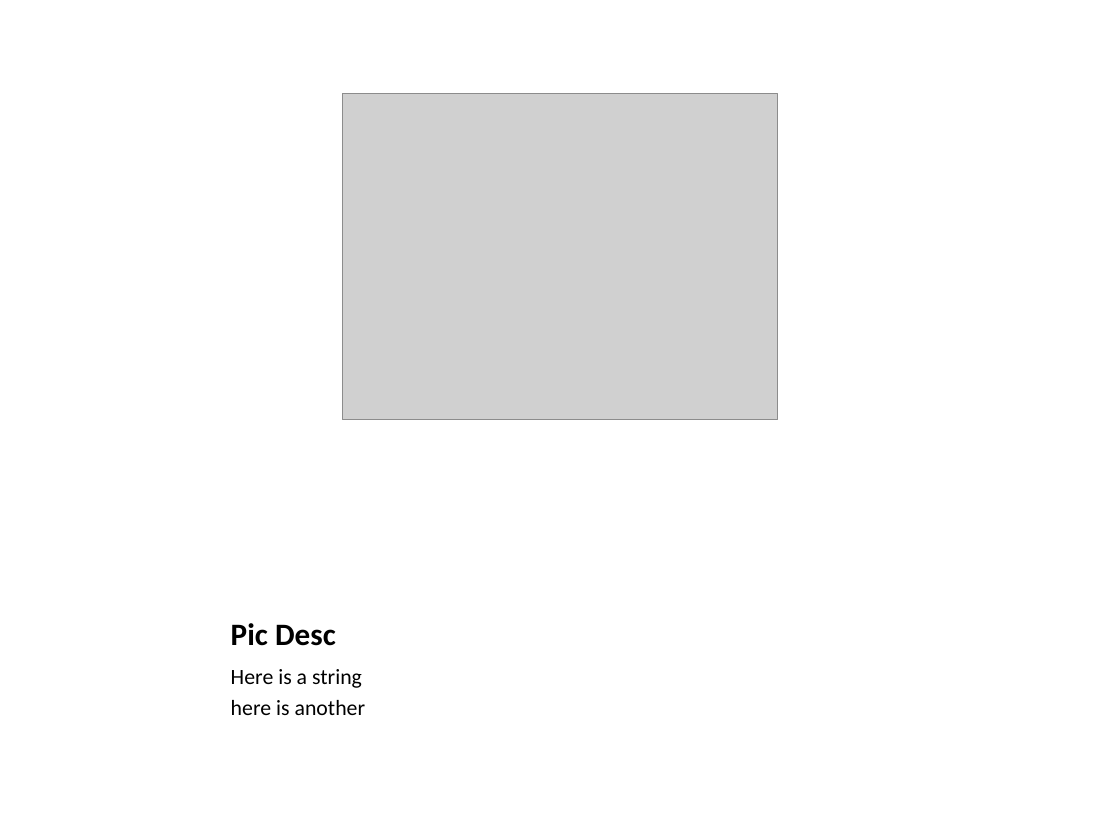
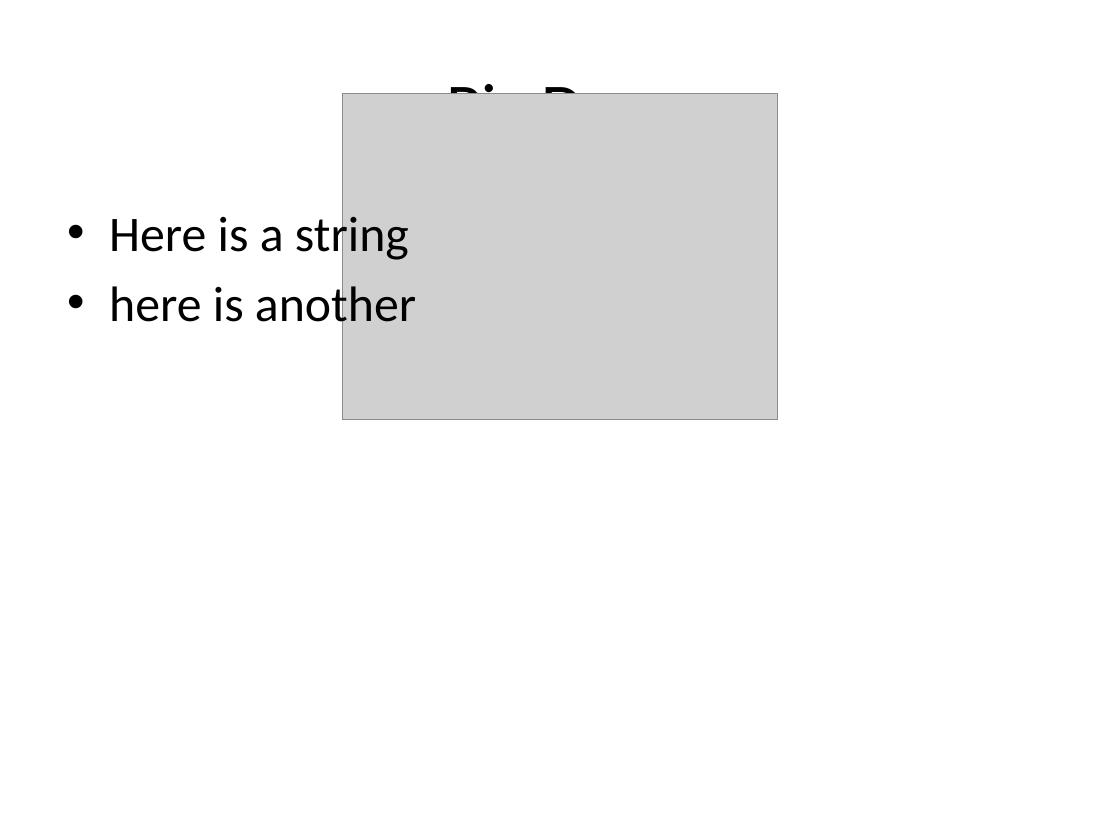
Before and after one commit to pythonicrubyist/powerpoint, a slide deck: slide 7 of samples/pptx/sample.pptx. Drawn at 1120x840 pixels with LibreOffice and Linux fonts; fonts in the diff are those of the drawing; grey boxes stand for pictures. Boxes give left, top, right and bottom in pixels: in the first picture for what was removed or moved away, otherwise in the second. Text is boxed around its words. In the diff, an @@ line names an element or a change of style, - is before the commit and + after.

```diff
--- a/samples/pptx/sample.pptx
+++ b/samples/pptx/sample.pptx
@@ title "Pic Desc": place and size @@
-title "Pic Desc" at (231,623,336,646)
+title "Pic Desc" at (446,74,674,94)
@@ title "Pic Desc" at (446,74,674,94): size 20 to 44 pt, bold off; alignment left to centre; vertical alignment bottom to middle @@
@@ text "Here is a string": place and size @@
-text "Here is a string" at (231,669,366,715)
+text "Here is a string" at (109,210,416,333)
@@ text "Here is a string" at (109,210,416,333): size 14 to 32 pt; bullet none to •; more space between paragraphs @@
```
Also in this commit, not shown: 6 other slides changed, 5 other files.
